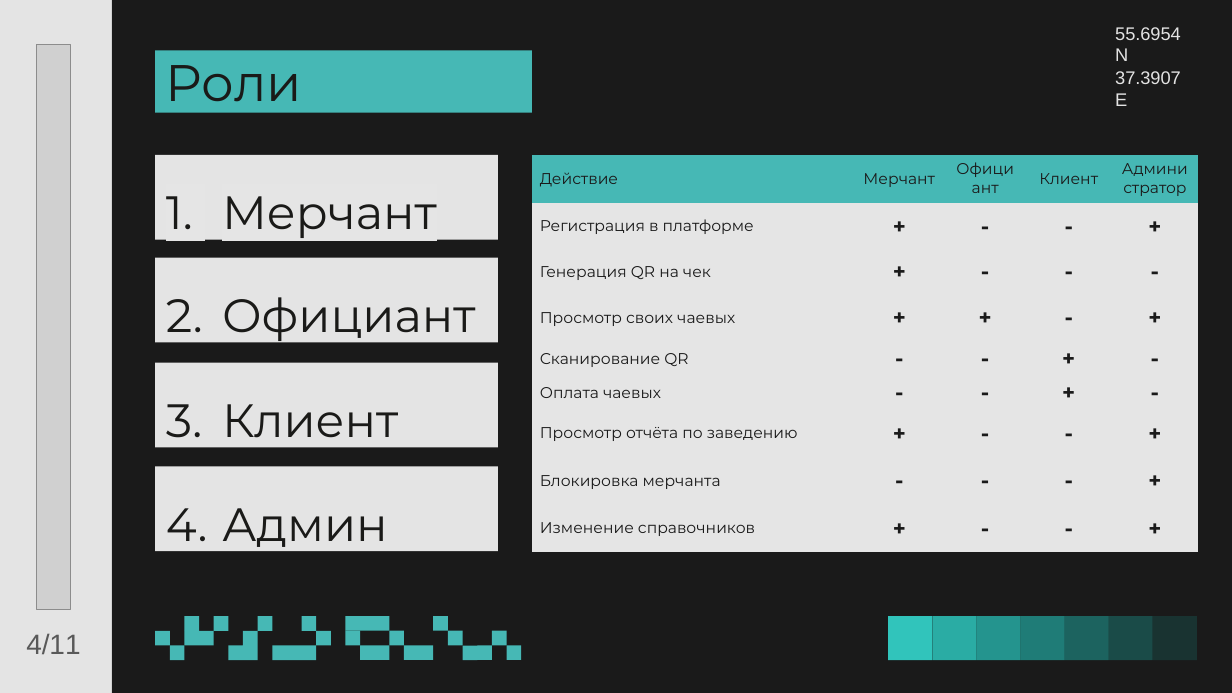
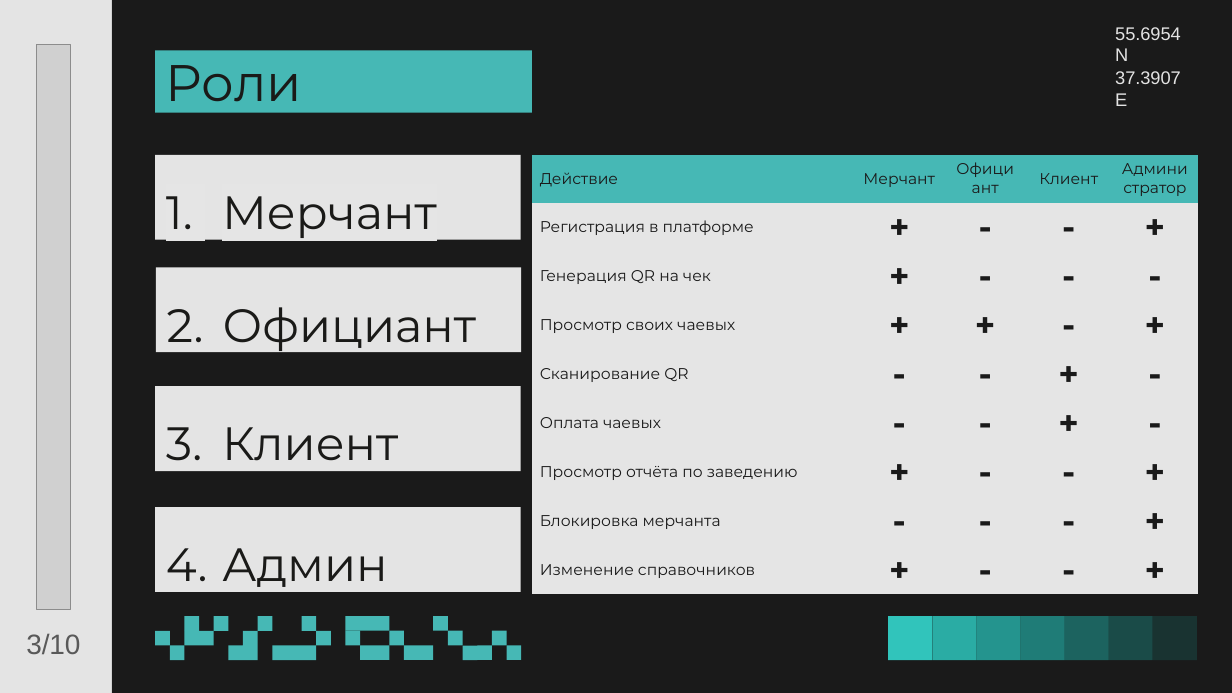
Before and after one commit to BMAAA/team_team_Enjoy_case_3, a slide deck: slide 3 of 05_презентации/Презентация.pptx (slide 4 before the commit). Drawn at 1232x693 pixels with LibreOffice and Linux fonts; fonts in the diff are those of the drawing; grey boxes stand for pictures; background and template pictures are left out. Boxes give left, top, right and bottom in pixels: in the first picture for what was removed or moved away, otherwise in the second. Text is boxed around its words. In the diff, an @@ line names an element or a change of style, - is before the commit and + after.

```diff
--- a/05_презентации/Презентация.pptx
+++ b/05_презентации/Презентация.pptx
@@ rectangle "1. Мерчант": place and size @@
-rectangle "1. Мерчант" at <box>155,155,498,239</box>
+rectangle "1. Мерчант" at <box>155,155,520,239</box>
@@ table at <box>532,155,1198,594</box> @@
@@ size 28 to 44 pt in "+", "-", "-", "+" and 28 more places @@
@@ rectangle "2. Официант": place and size @@
-rectangle "2. Официант" at <box>155,258,498,342</box>
+rectangle "2. Официант" at <box>156,267,521,352</box>
@@ rectangle "3. Клиент": place and size @@
-rectangle "3. Клиент" at <box>155,362,498,447</box>
+rectangle "3. Клиент" at <box>155,386,520,471</box>
@@ rectangle "4. Админ": place and size @@
-rectangle "4. Админ" at <box>155,466,498,551</box>
+rectangle "4. Админ" at <box>155,507,520,592</box>
@@ text at <box>26,633,80,654</box>: text changed @@
-4/11
+3/10
```
Also in this commit, not shown: 8 other slides changed, 1 slide removed, 3 other files.
